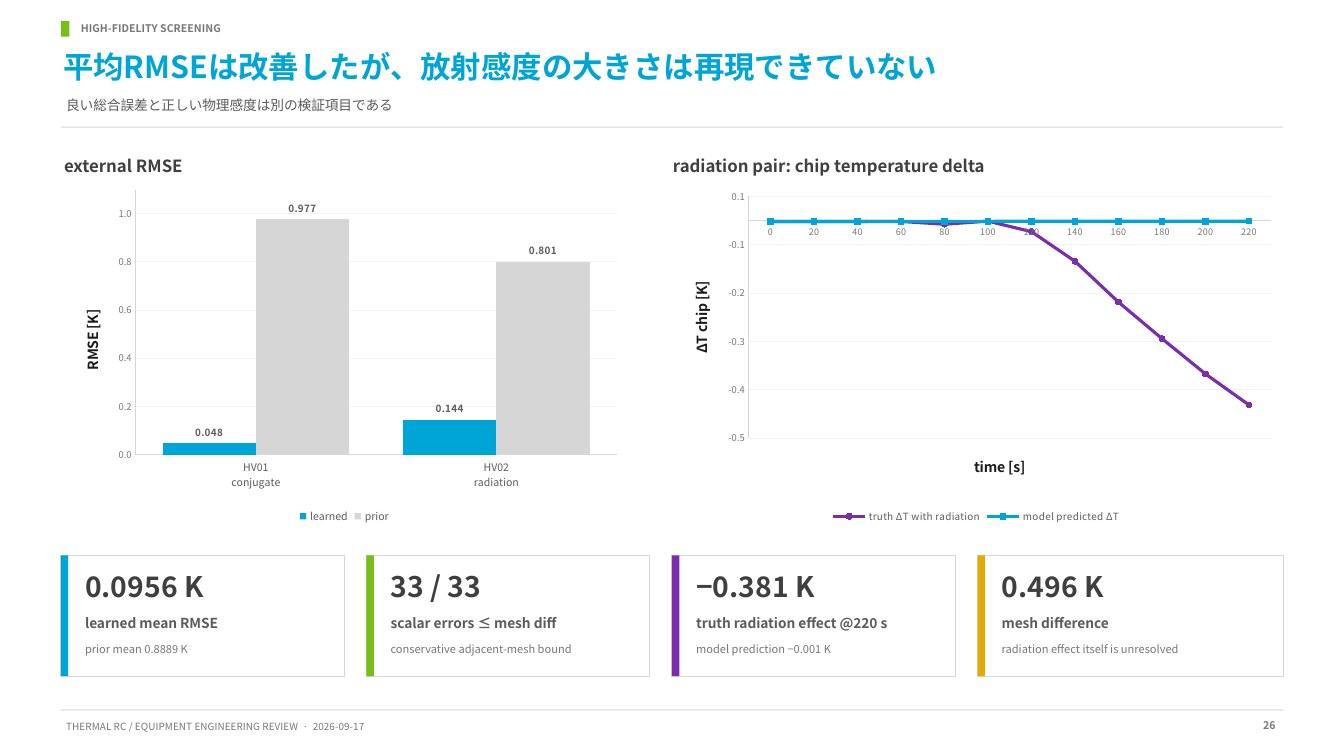
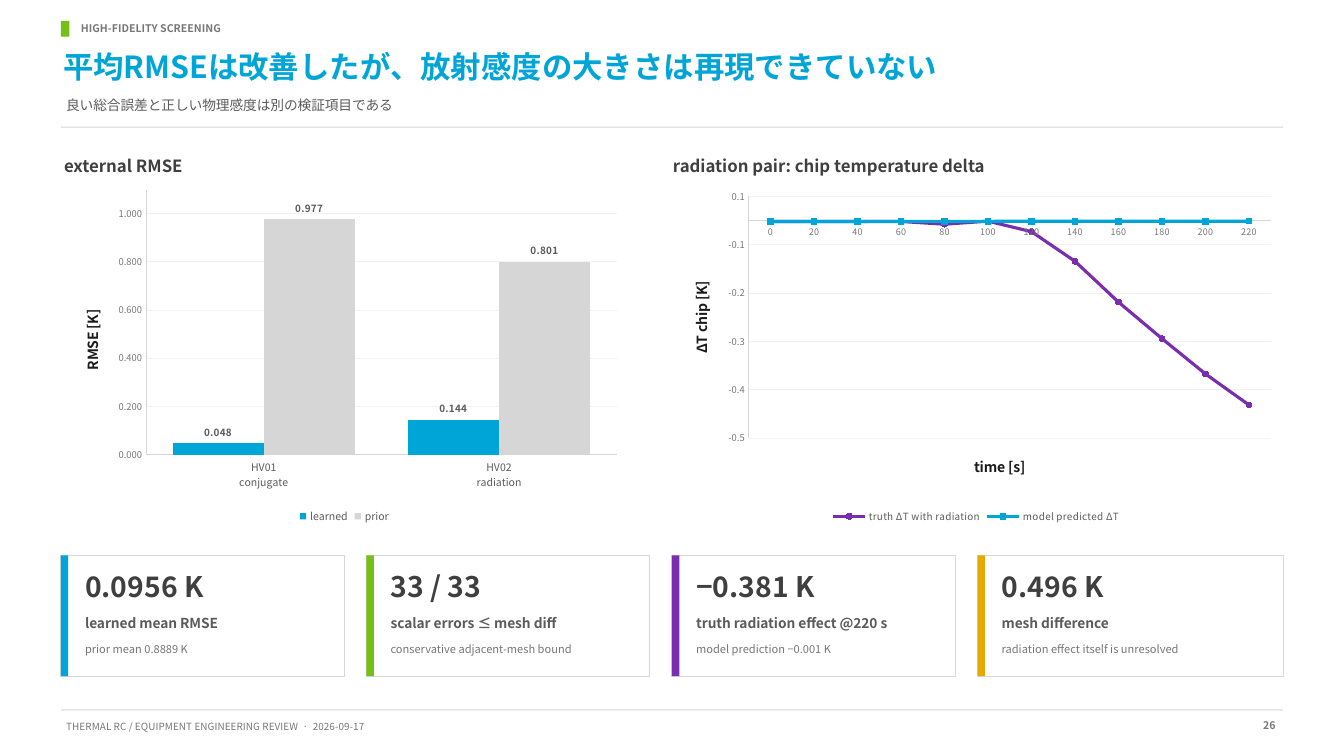
Before and after one commit to dkawa2523/heat_ML, a slide deck: slide 26 of outputs/presentation/thermal_cell_platform_engineering_review_expanded_final_20260917.pptx. Drawn at 1344x756 pixels with LibreOffice and Linux fonts; fonts in the diff are those of the drawing. Boxes give left, top, right and bottom in pixels: in the first picture for what was removed or moved away, otherwise in the second. Text is boxed around its words. In the diff, an @@ line names an element or a change of style, - is before the commit and + after.

```diff
--- a/outputs/presentation/thermal_cell_platform_engineering_review_expanded_final_20260917.pptx
+++ b/outputs/presentation/thermal_cell_platform_engineering_review_expanded_final_20260917.pptx
@@ column chart at bbox=[60, 182, 627, 528] @@
@@ value axis title "RMSE [K] " to "RMSE [K]" @@
@@ category axis changed @@
@@ value axis changed @@
```
Also in this commit, not shown: 4 other slides changed, 5 other files.
